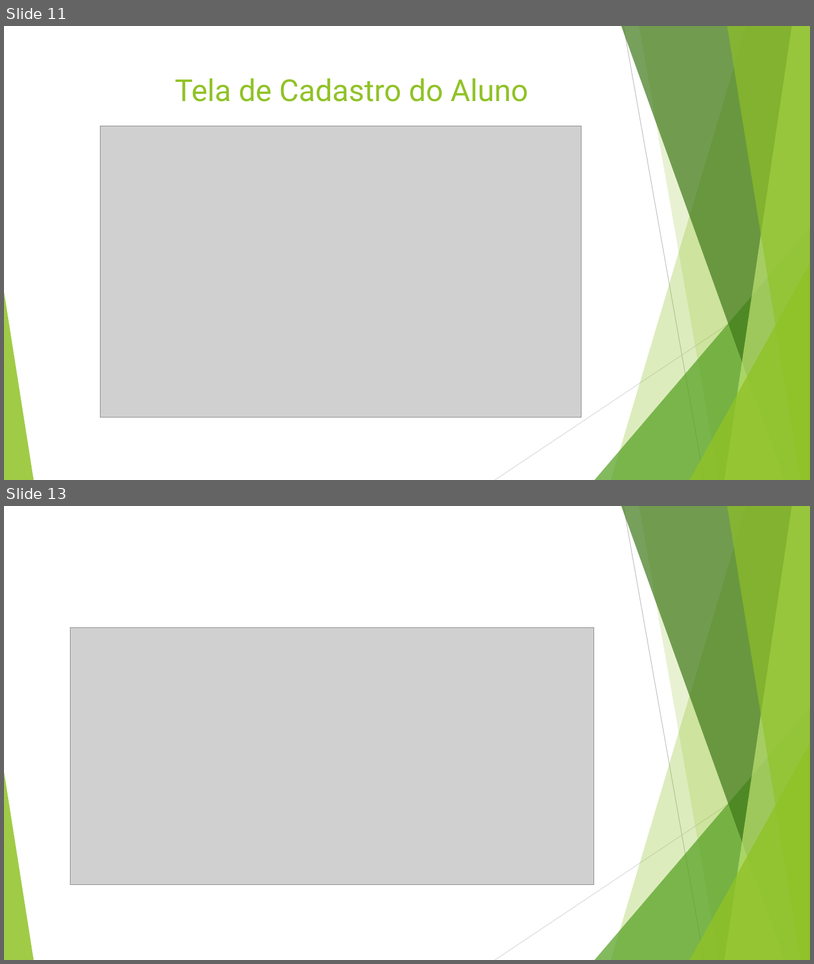
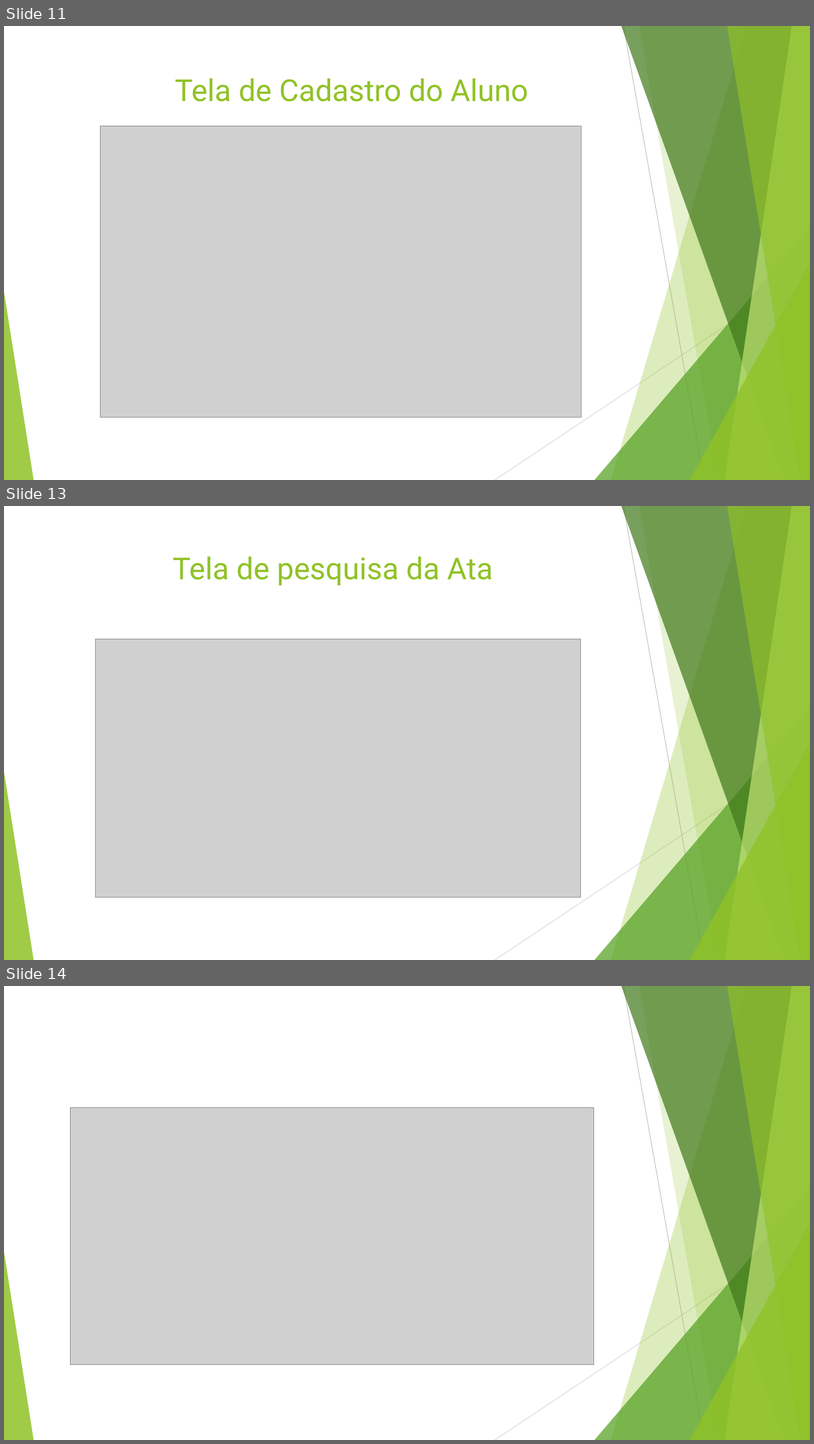
Before and after one commit to ProjetoAC/AlunoGo, a slide deck: Aluno.pptx. Shown one above the other, each under a label of ours: slides 11 and 13 before the commit, slides 11, 13 and 14 after it; the slides between them are not shown. The pictures are 814x964 and 814x1444 pixels, drawn with LibreOffice and Linux fonts; fonts in the diff are those of the drawing; grey boxes stand for pictures. Boxes give left, top, right and bottom in pixels: in the first picture for what was removed or moved away, otherwise in the second. Text is boxed around its words. In the diff, an @@ line names an element or a change of style, - is before the commit and + after.

```diff
--- a/Aluno.pptx
+++ b/Aluno.pptx
@@ slide 13 added at (4, 506, 810, 960), background #FFFFFF; not listed: 10 template elements that a slide beside it also shows @@
@@ title added at (173, 556, 493, 586), 36 pt, text #90C226 @@
+Tela de pesquisa da Ata
@@ picture added at (95, 639, 581, 897) @@
@@ what was slide 13 is now slide 14 @@
```
Also in this commit, not shown: 2 slides changed, 1 other file.
